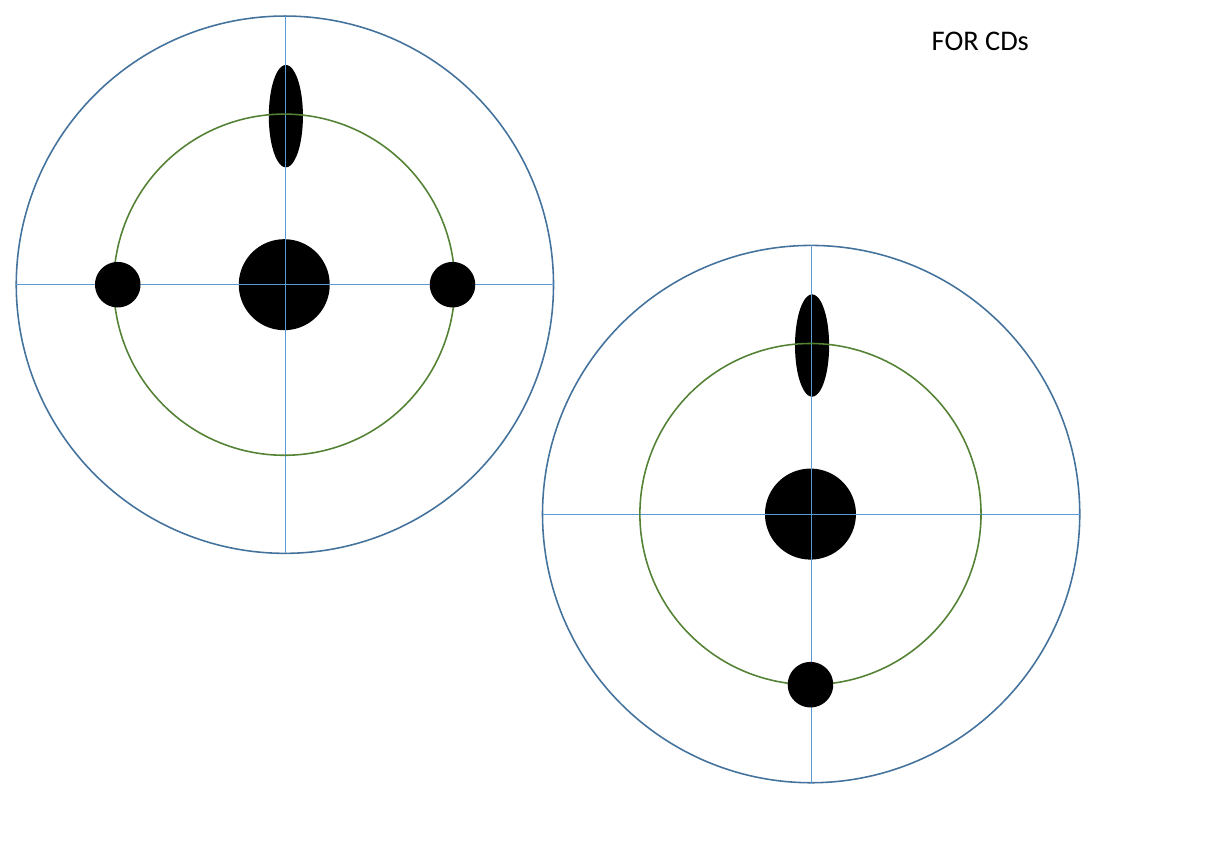
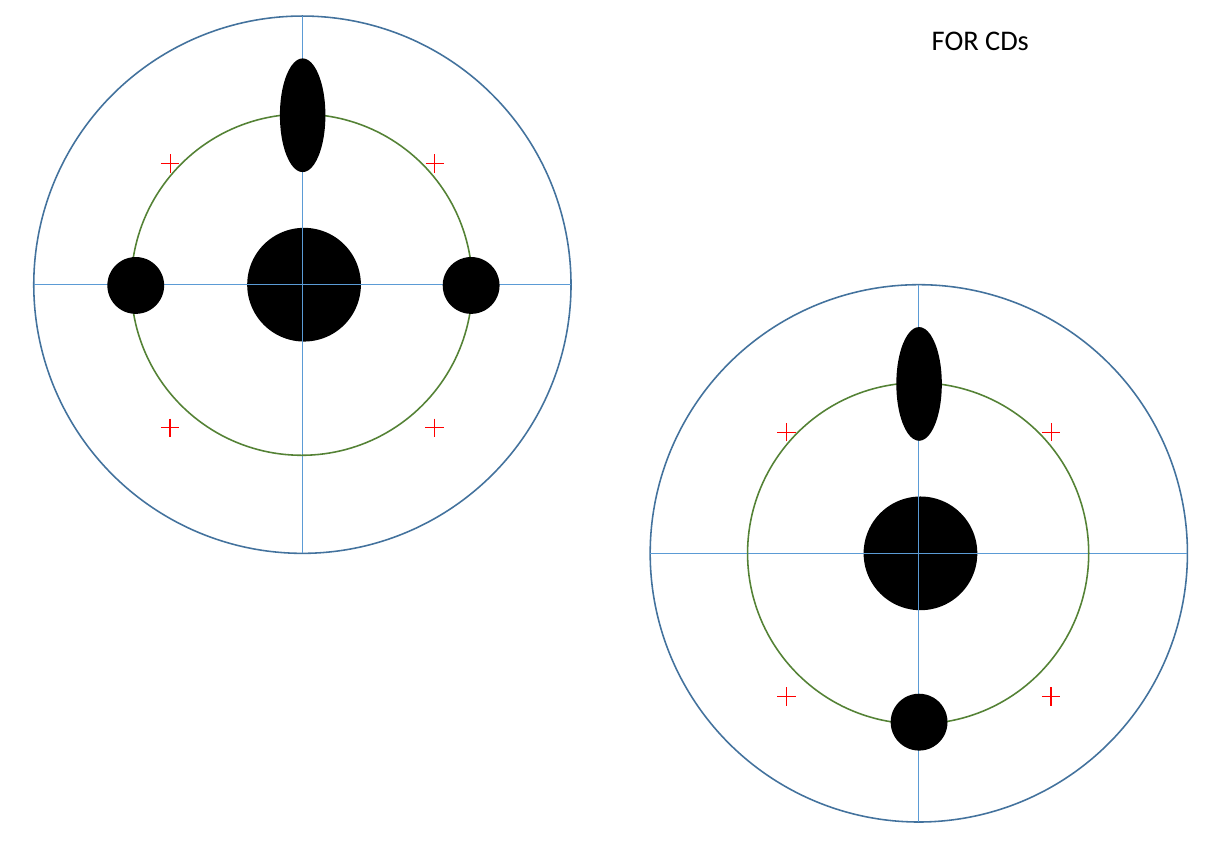
Before and after one commit to BioBoost/raceberry_detector, a slide deck: slide 11 of images/images.pptx (slide 10 before the commit). Drawn at 1232x853 pixels with LibreOffice and Linux fonts; fonts in the diff are those of the drawing. Boxes give left, top, right and bottom in pixels: in the first picture for what was removed or moved away, otherwise in the second. Text is boxed around its words. In the diff, an @@ line names an element or a change of style, - is before the commit and + after.

```diff
--- a/images/images.pptx
+++ b/images/images.pptx
@@ ellipse: place and size @@
-ellipse at (16, 16, 553, 553)
+ellipse at (34, 16, 571, 553)
@@ line moved from (286, 16) - (286, 554) to (303, 16) - (303, 554) @@
@@ ellipse: place and size @@
-ellipse at (268, 65, 303, 167)
+ellipse at (280, 58, 325, 172)
@@ ellipse: place and size @@
-ellipse at (114, 114, 455, 455)
+ellipse at (131, 114, 472, 455)
@@ line added from (162, 164) to (180, 164), #FF0000 0.75 pt @@
@@ line added from (171, 155) to (171, 173), #FF0000 0.75 pt @@
@@ line added from (425, 164) to (444, 164), #FF0000 0.75 pt @@
@@ line added from (435, 155) to (435, 173), #FF0000 0.75 pt @@
@@ ellipse: place and size @@
-ellipse at (239, 239, 330, 330)
+ellipse at (247, 228, 361, 341)
@@ ellipse: place and size @@
-ellipse at (96, 262, 141, 307)
+ellipse at (107, 257, 164, 314)
@@ ellipse: place and size @@
-ellipse at (430, 262, 476, 307)
+ellipse at (443, 257, 499, 314)
@@ line moved from (16, 284) - (554, 284) to (34, 284) - (571, 284) @@
@@ ellipse: place and size @@
-ellipse at (795, 295, 829, 397)
+ellipse at (896, 328, 942, 441)
@@ ellipse: place and size @@
-ellipse at (640, 344, 982, 685)
+ellipse at (747, 383, 1089, 725)
@@ line added from (171, 419) to (171, 437), #FF0000 0.75 pt @@
@@ line added from (435, 419) to (435, 437), #FF0000 0.75 pt @@
@@ line added from (160, 428) to (180, 428), #FF0000 0.75 pt @@
@@ line added from (425, 428) to (444, 428), #FF0000 0.75 pt @@
@@ line added from (778, 432) to (796, 432), #FF0000 0.75 pt @@
@@ line added from (787, 423) to (787, 441), #FF0000 0.75 pt @@
@@ line added from (1042, 432) to (1061, 432), #FF0000 0.75 pt @@
@@ line added from (1051, 423) to (1051, 441), #FF0000 0.75 pt @@
@@ ellipse: place and size @@
-ellipse at (766, 469, 857, 560)
+ellipse at (863, 497, 977, 611)
@@ 2 lines, 1 ellipse: place and size @@
-2 lines, 1 ellipse at (543, 246, 1081, 783)
+2 lines, 1 ellipse at (651, 284, 1188, 822)
@@ line added from (787, 687) to (787, 705), #FF0000 0.75 pt @@
@@ line added from (1051, 687) to (1051, 705), #FF0000 0.75 pt @@
@@ line added from (777, 696) to (796, 696), #FF0000 0.75 pt @@
@@ ellipse: place and size @@
-ellipse at (788, 662, 834, 708)
+ellipse at (891, 694, 948, 751)
@@ line added from (1042, 696) to (1060, 696), #FF0000 0.75 pt @@
```
Also in this commit, not shown: 1 other slide changed, 5 slides added, 2 other files.
